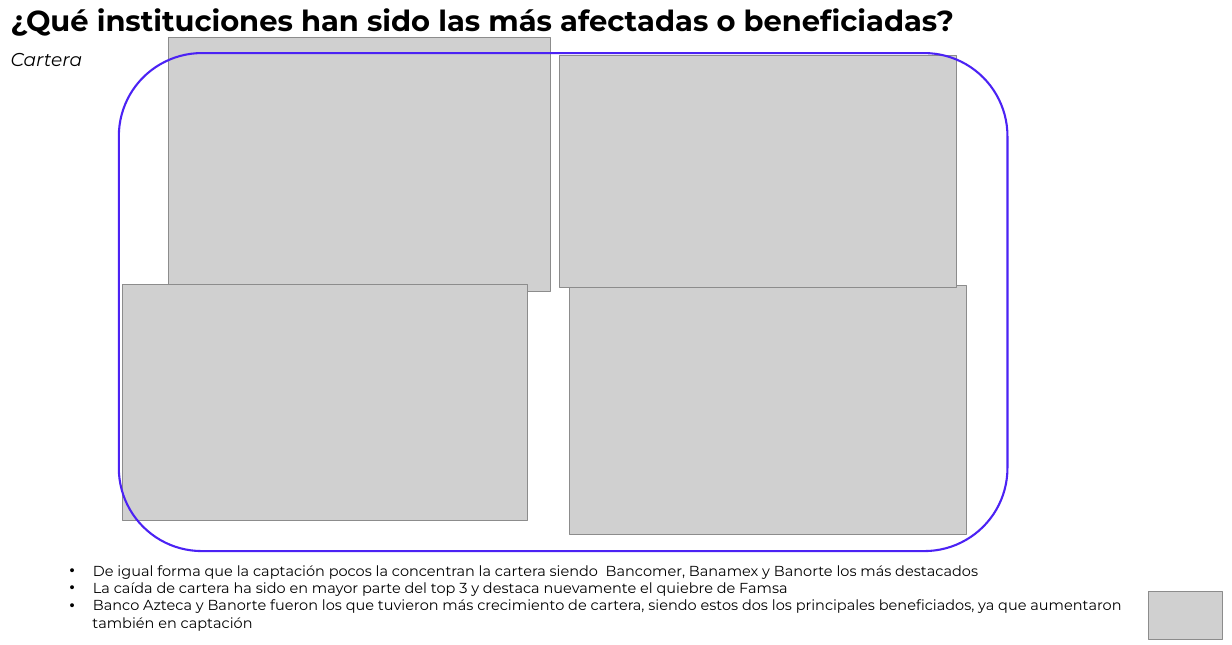
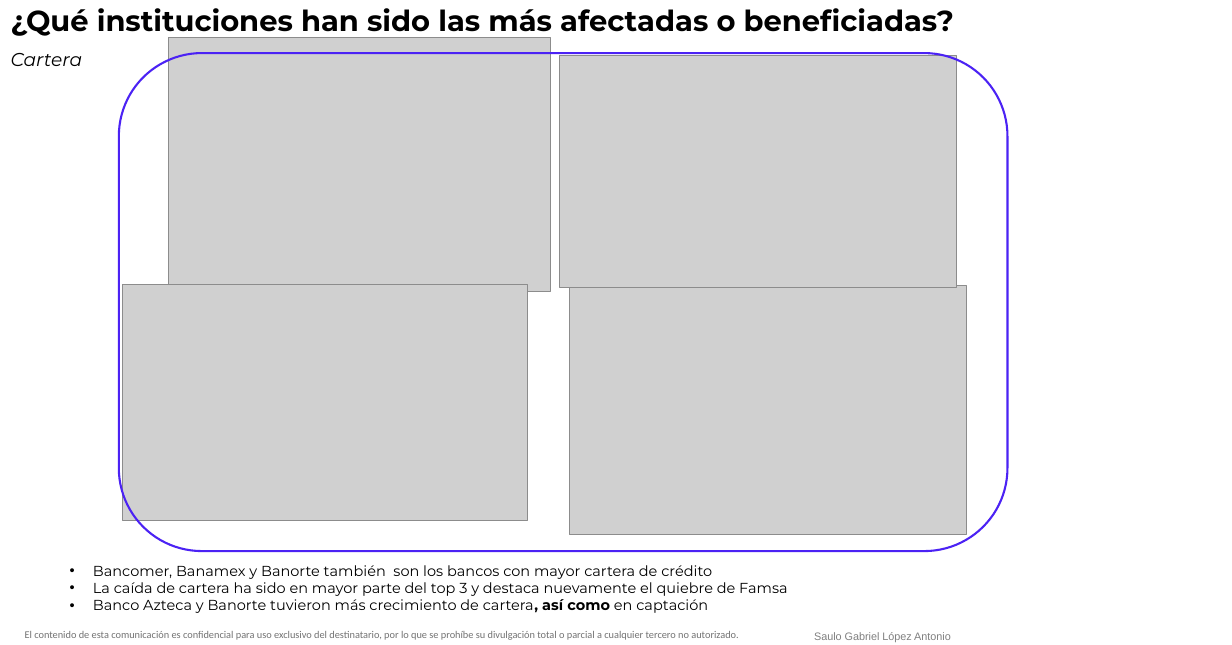
Before and after one commit to saulopez27/Impacto_banca_mexicana_covid, a slide deck: slide 5 of Impacto Banca mexicana por Covid.pptx. Drawn at 1232x645 pixels with LibreOffice and Linux fonts; fonts in the diff are those of the drawing; grey boxes stand for pictures; background and template pictures are left out. Boxes give left, top, right and bottom in pixels: in the first picture for what was removed or moved away, otherwise in the second. Text is boxed around its words. In the diff, an @@ line names an element or a change of style, - is before the commit and + after.

```diff
--- a/Impacto Banca mexicana por Covid.pptx
+++ b/Impacto Banca mexicana por Covid.pptx
@@ text at [93,565,712,579]: text changed @@
-• De igual forma que la captación pocos la concentran la cartera siendo Bancomer, Banamex y Banorte los más destacados
+• Bancomer, Banamex y Banorte también son los bancos con mayor cartera de crédito
@@ text at [93,599,708,613]: text changed @@
-• Banco Azteca y Banorte fueron los que tuvieron más crecimiento de cartera, siendo estos dos los principales beneficiados, ya que aumentaron
-también en captación
+• Banco Azteca y Banorte tuvieron más crecimiento de cartera, así como en captación
@@ picture removed at [1149,591,1222,640] @@
@@ text added at [25,631,738,640], 10 pt, text #737373 @@
+El contenido de esta comunicación es confidencial para uso exclusivo del destinatario, por lo que se prohíbe su divulgación total o parcial a cualquier tercero no autorizado.
@@ text added at [814,632,951,642], 10.5 pt, text #808080 @@
+Saulo Gabriel López Antonio
```
Also in this commit, not shown: 16 other slides changed.
